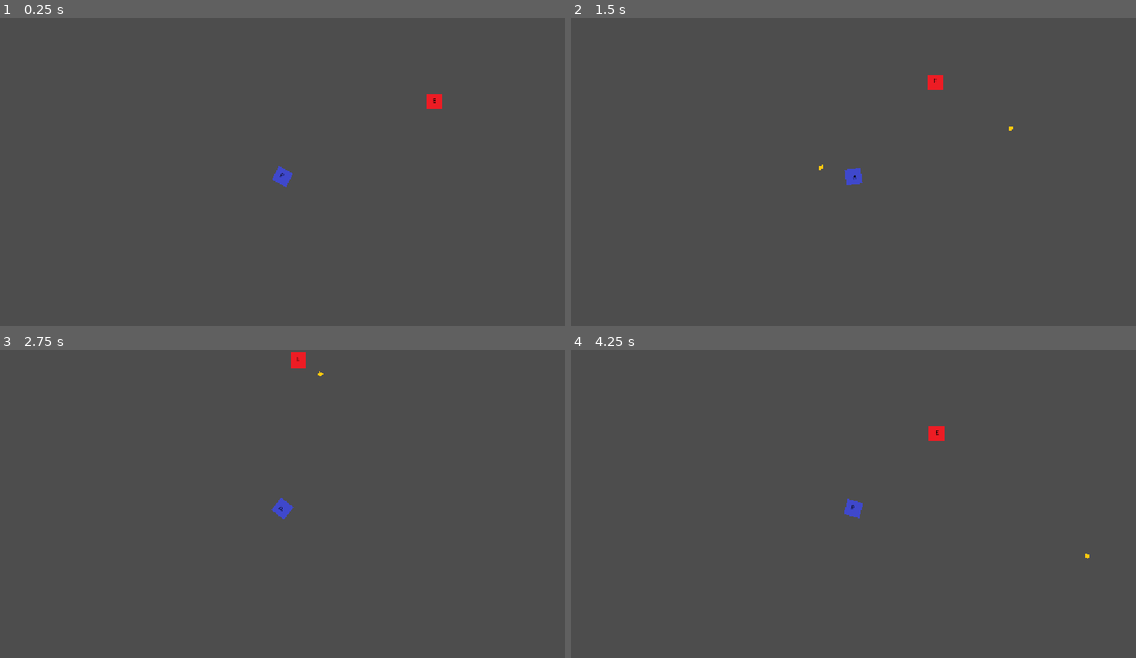
Above: before the commit, frames 1-4 (two rows, left to right).
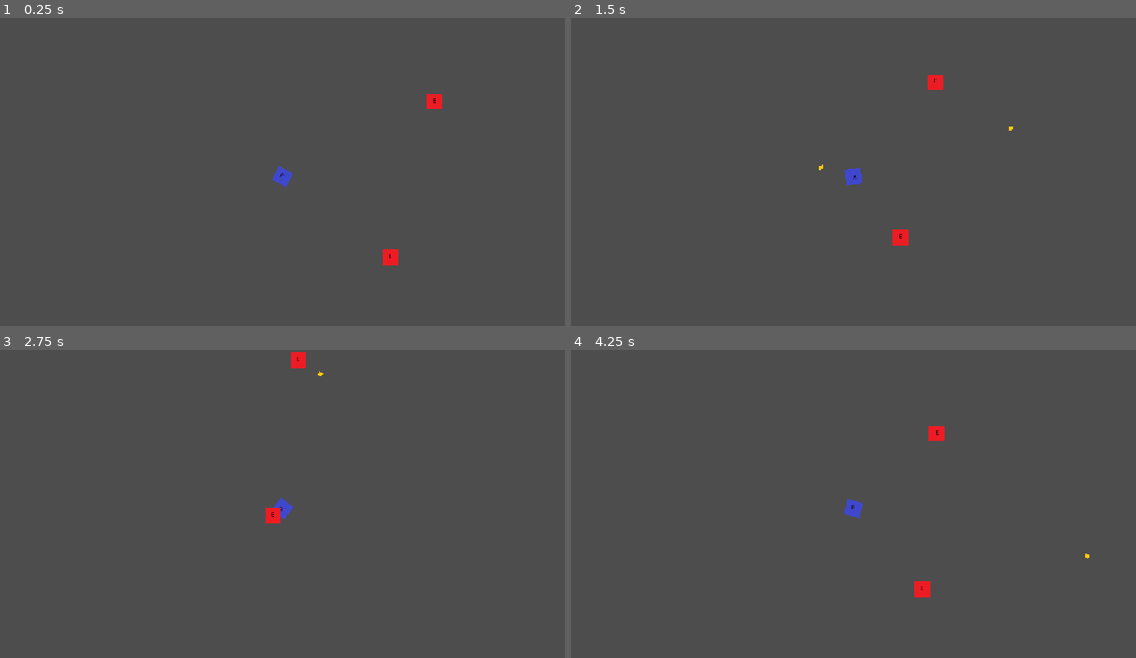
Above: after the commit, the same moments.

Repository: RJField/JazzySnazzy
Game: Godot game, scene res://src/levels/Room.tscn
Two runs of this game, one before a commit and one after it. Both use one fixed random seed, a clock stepped at 60 frames per second and the inputs below.
Inputs (mouse positions are in pixels of both pictures, inside the frame that each line leads up to):
- Up to frame 1 (0.25 s): no input
- Up to frame 2 (1.5 s): tap Enter at 0.5 s; move the mouse to (977, 159) at 0.52 s; press the mouse at (977, 159) at 0.53 s; hold D (move_right) 0.53-1.28 s; move the mouse to (740, 193) at 1.27 s; release the mouse at (740, 193) at 1.28 s; hold S (move_down) from 1.28 s (still down); click (740, 193) at 1.35 s
- Up to frame 3 (2.75 s): move the mouse to (339, 439) at 2.02 s; release S (move_down) at 2.03 s; press the mouse at (339, 439) at 2.03 s; hold D (move_right) from 2.03 s (still down)
- Up to frame 4 (4.25 s): move the mouse to (825, 571) at 2.77 s; release D (move_right) at 2.78 s; release the mouse at (825, 571) at 2.78 s; hold W (move_up) 2.78-3.53 s; click (825, 571) at 2.85 s; move the mouse to (1023, 556) at 3.52 s; press the mouse at (1023, 556) at 3.53 s; hold A (move_left) from 3.53 s (still down)

The runs differ from the first frame. In frame 1, 0.1% of the frame differs, in the area x 67-71%, y 75-81%; in frame 2, 0.2%, in the area x 56-60%, y 68-74%; in frame 3, 0.1%; in frame 4, 0.2%.

Commit message:
added state machine for rooms and connected signals to room

Diff:
--- /dev/null
+++ b/src/levels/Room.gd
@@ -0,0 +1,22 @@
+extends Node2D
+
+@onready var floor_area: Area2D = $Floor
+@onready var room_state: RoomState = $RoomState
+
+func _ready() -> void:
+    floor_area.body_entered.connect(_on_body_entered)
+    floor_area.body_exited.connect(_on_body_exited)
+    room_state.state_changed.connect(_on_state_changed)
+
+func _on_body_entered(body: Node):
+    if not body.is_in_group("player"):
+        return
+    room_state.enter()
+
+func _on_body_exited(body: Node):
+    if not body.is_in_group("player"):
+        return
+    room_state.exit()
+
+func _on_state_changed(old_state, new_state) -> void:
+    print("%s: %s -> %s" % [name,RoomState.State.keys()[old_state], RoomState.State.keys()[new_state]])
--- a/src/levels/Room.tscn
+++ b/src/levels/Room.tscn
@@ -1,8 +1,14 @@
 [gd_scene format=3 uid="uid://cu0dwvqcmpi7h"]
 
+[ext_resource type="Script" uid="uid://cd84v56ufuvx1" path="res://src/levels/Room.gd" id="1_ewo0c"]
 [ext_resource type="PackedScene" uid="uid://db1rrth7mybvq" path="res://src/entities/player/Player.tscn" id="1_fghu7"]
 [ext_resource type="PackedScene" uid="uid://cxtqsqgsg3f4u" path="res://src/levels/Spawner.tscn" id="2_vs3x7"]
 [ext_resource type="Resource" uid="uid://gv5xchtq5ofh" path="res://src/entities/enemies/goblin.tres" id="3_evsmo"]
+[ext_resource type="Script" uid="uid://cjdvlx48btii3" path="res://src/entities/enemies/EnemyData.gd" id="3_uri12"]
+[ext_resource type="Resource" uid="uid://bc70vgxh3l6ey" path="res://src/entities/enemies/slime.tres" id="4_b7ysx"]
+[ext_resource type="AudioStream" uid="uid://bo2yqlnp7kmb8" path="res://assets/audio/background.mp3" id="5_uri12"]
+[ext_resource type="PackedScene" uid="uid://buc0hbyufm2af" path="res://src/levels/RoomState.tscn" id="7_5ck08"]
+[ext_resource type="Script" uid="uid://2fp123sqnmhh" path="res://src/levels/RoomState.gd" id="9_6lgt5"]
 
 [sub_resource type="RectangleShape2D" id="RectangleShape2D_hibjq"]
 size = Vector2(55.5, 646.5)
@@ -13,7 +19,11 @@
 [sub_resource type="RectangleShape2D" id="RectangleShape2D_evsmo"]
 size = Vector2(1191, 130.25)
 
+[sub_resource type="RectangleShape2D" id="RectangleShape2D_8s4bh"]
+size = Vector2(1257, 808)
+
 [node name="Room" type="Node2D" unique_id=2058189957]
+script = ExtResource("1_ewo0c")
 
 [node name="Walls" type="Node2D" parent="." unique_id=795329278]
 
@@ -38,10 +48,31 @@
 
 [node name="Entities" type="Node2D" parent="." unique_id=1487080622]
 
-[node name="Player" parent="Entities" unique_id=151813150 instance=ExtResource("1_fghu7")]
+[node name="Player" parent="Entities" unique_id=151813150 groups=["player"] instance=ExtResource("1_fghu7")]
 motion_mode = 1
 
 [node name="Spawner" parent="." unique_id=1686735992 node_paths=PackedStringArray("container") instance=ExtResource("2_vs3x7")]
 position = Vector2(309, -153)
-def = ExtResource("3_evsmo")
+spawn_pool = Array[ExtResource("3_uri12")]([ExtResource("4_b7ysx"), ExtResource("3_evsmo")])
 container = NodePath("../Entities")
+
+[node name="Spawner2" parent="." unique_id=763429253 node_paths=PackedStringArray("container") instance=ExtResource("2_vs3x7")]
+position = Vector2(216, 165)
+spawn_pool = Array[ExtResource("3_uri12")]([ExtResource("3_evsmo"), ExtResource("3_evsmo")])
+container = NodePath("../Entities")
+
+[node name="AudioStreamPlayer" type="AudioStreamPlayer" parent="." unique_id=138424923]
+stream = ExtResource("5_uri12")
+autoplay = true
+parameters/looping = true
+
+[node name="RoomState" parent="." unique_id=1189271174 instance=ExtResource("7_5ck08")]
+script = ExtResource("9_6lgt5")
+
+[node name="Floor" type="Area2D" parent="." unique_id=2056046408]
+collision_layer = 0
+collision_mask = 2
+monitorable = false
+
+[node name="CollisionShape2D" type="CollisionShape2D" parent="Floor" unique_id=1455915643]
+shape = SubResource("RectangleShape2D_8s4bh")
--- /dev/null
+++ b/src/levels/RoomState.gd
@@ -0,0 +1,34 @@
+class_name RoomState extends Node
+
+signal state_changed(old_state: State, new_state: State)
+
+enum State {UNATTENDED,
+            ATTENDING,
+            ATTENDED
+            }
+
+
+const LEGAL = {
+    State.UNATTENDED : [State.ATTENDING],
+    State.ATTENDING : [State.ATTENDED],
+    State.ATTENDED : [State.ATTENDING]
+}
+
+var state: State = State.UNATTENDED
+
+func _set_state(new_state: State):
+    if new_state == state:
+        return
+    if new_state not in LEGAL[state]:
+        push_error("illegal state transition")
+        return
+    var old_state: State = state
+    state = new_state
+    state_changed.emit(old_state, state)
+
+
+func enter() -> void:
+    _set_state(State.ATTENDING)
+
+func exit() -> void:
+    _set_state(State.ATTENDED)
--- /dev/null
+++ b/src/levels/RoomState.tscn
@@ -0,0 +1,3 @@
+[gd_scene format=3 uid="uid://buc0hbyufm2af"]
+
+[node name="RoomState" type="Node" unique_id=1139547801]
--- a/src/levels/Spawner.gd
+++ b/src/levels/Spawner.gd
@@ -15,7 +15,7 @@
 func _spawn_pool_picker(pool: Array[EnemyData]) -> EnemyData:
     if pool.is_empty():
         return null
-    return pool[0]
+    return pool.pick_random()
 
 
 func spawn() -> Node:
Not shown, added: assets/audio/background.mp3.import
Not shown, added: src/levels/Room.gd.uid
Not shown, added: src/levels/RoomState.gd.uid
Not shown, added: assets/audio/background.mp3
